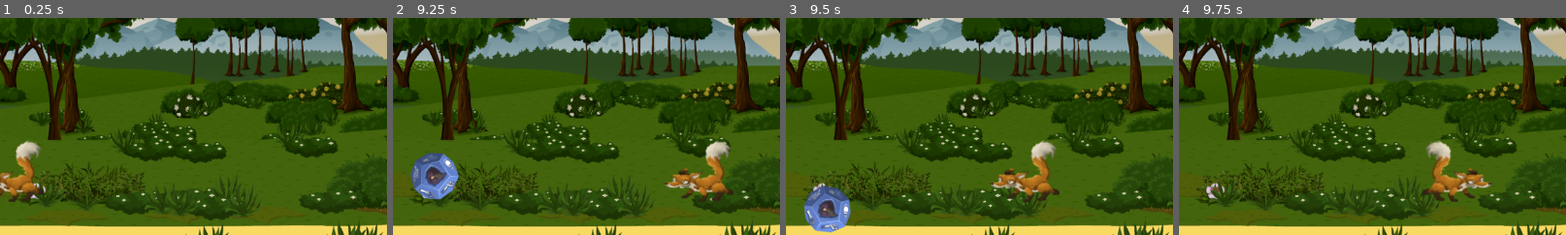
Above: before the commit, frames 1-4 (left to right).
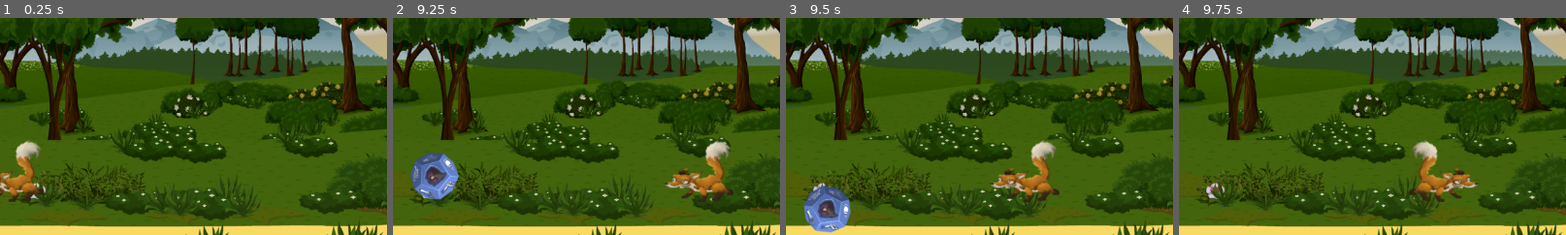
Above: after the commit, the same moments.

Repository: shiojojo/dice-catcher
Game: Godot game, scene res://Scenes/game.tscn
Two runs of this game, one before a commit and one after it. Both use one fixed random seed, a clock stepped at 60 frames per second and the inputs below.
Inputs:
- Up to frame 1 (0.25 s): no input
- Up to frame 2 (9.25 s): tap Enter at 0.5 s; hold Right (ui_right) 0.53-2.03 s; hold Left (ui_left) 2.03-4.28 s; tap Escape (restart) at 4.15 s; hold Right (ui_right) 4.28-8.03 s; hold Left (ui_left) from 8.03 s (still down)
- Up to frame 3 (9.5 s): keep holding Left (ui_left)
- Up to frame 4 (9.75 s): release Left (ui_left) at 9.53 s; hold Right (ui_right) from 9.53 s (still down)
The pictures show only the part of the screen within x 19-69%, y 50-100%; the shares and areas given below are measured in that part.

Frames 1-3 are identical in both runs. In frame 4, 2.8% of the frame differs, in the area x 59-81%, y 56-85%.

Commit message:
refactor game and fox nodes; streamline signal connections and improve node processing modes

Diff:
--- a/Scenes/fox.gd
+++ b/Scenes/fox.gd
@@ -9,8 +9,7 @@
 # Called when the node enters the scene tree for the first time.
 func _ready() -> void:
 	# connect area_entered so we can detect when a Dice enters the fox area
-	if not is_connected("area_entered", Callable(self , "_on_area_entered")):
-		self.connect("area_entered", Callable(self , "_on_area_entered"))
+	connect("area_entered", Callable(self , "_on_area_entered"))
 
 
 # Physics step — move with collisions handled by Area2D overlap checks
--- a/Scenes/game.gd
+++ b/Scenes/game.gd
@@ -5,43 +5,35 @@
 
 var rng := RandomNumberGenerator.new()
 var score: int = 0
-@export var score_label_path: NodePath = NodePath("")
 const SPAWN_MARGIN: int = 50
 
 # Cached node references for clarity and to avoid repeated lookups.
-@onready var spawn_timer := get_node_or_null("Pausable/SpawnTimer") as Timer
-@onready var fox_node := get_node_or_null("Pausable/Fox")
-var score_label: Label = null
+@onready var spawn_timer: Timer = get_node("Pausable/SpawnTimer") as Timer
+@onready var fox_node: fox = get_node("Pausable/Fox") as fox
+@onready var music: AudioStreamPlayer = get_node("Music") as AudioStreamPlayer
+@onready var go_player: AudioStreamPlayer = get_node("GameOver") as AudioStreamPlayer
+@onready var score_label: Label = $ScoreLabel
+@onready var pausable: Node = get_node("Pausable") as Node
 
 
 func _ready() -> void:
 	rng.randomize()
 
-	# Connect spawn timer if present.
-	if spawn_timer and not spawn_timer.is_connected("timeout", Callable(self , "_spawn_dice")):
-		spawn_timer.connect("timeout", Callable(self , "_spawn_dice"))
+	# Connect spawn timer.
+	spawn_timer.connect("timeout", Callable(self , "_spawn_dice"))
 
-	# Connect fox signal if present.
-	if fox_node and not fox_node.is_connected("ate_dice", Callable(self , "_on_fox_ate_dice")):
-		fox_node.connect("ate_dice", Callable(self , "_on_fox_ate_dice"))
-
-	# Resolve score label: try exported path first, then fallback to node named "ScoreLabel".
-	var maybe_label := get_node_or_null(score_label_path)
-	if maybe_label and maybe_label is Label:
-		score_label = maybe_label
-	if not score_label:
-		var fallback := get_node_or_null("ScoreLabel")
-		if fallback and fallback is Label:
-			score_label = fallback
+	# Connect fox signal.
+	fox_node.connect("ate_dice", Callable(self , "_on_fox_ate_dice"))
 
 	_update_score_label()
 
 
 func spawn_dice_at(spawn_pos: Vector2) -> Dice:
 	var dice := DiceScene.instantiate() as Dice
-	dice.position = spawn_pos
+	# place as global so parent doesn't affect intended spawn coordinates
+	dice.global_position = spawn_pos
 	dice.connect("game_over", Callable(self , "_on_dice_game_over"))
-	add_child(dice)
+	pausable.add_child(dice)
 	return dice
 
 
@@ -60,29 +52,26 @@
 
 
 func _on_dice_game_over() -> void:
-	var music := get_node_or_null("Music") as AudioStreamPlayer
-	if music:
-		music.stop()
-
-	var go_player := get_node_or_null("GameOver") as AudioStreamPlayer
-	if go_player:
-		go_player.play()
+	music.stop()
+	go_player.play()
 
 	pause_all()
 
 
 func pause_all() -> void:
-	if spawn_timer:
-		spawn_timer.stop()
+	# Pause the whole scene tree; nodes with `pause_mode = Node.PAUSE_MODE_PROCESS` keep running (e.g. UI)
+	get_tree().paused = true
 
-	for child in get_children():
-		if child is Dice:
-			child.set_physics_process(false)
-			child.set_process(false)
+
+func resume_all() -> void:
+	# Resume the whole scene tree
+	get_tree().paused = false
 
 
 func _process(_delta: float) -> void:
 	if Input.is_action_just_pressed("restart"):
+		# Ensure the tree is resumed so timers and nodes restart correctly
+		resume_all()
 		get_tree().reload_current_scene()
 
 
@@ -92,13 +81,5 @@
 
 
 func _update_score_label() -> void:
-	if not score_label:
-		var maybe_label := get_node_or_null(score_label_path)
-		if maybe_label and maybe_label is Label:
-			score_label = maybe_label
-		else:
-			var fallback := get_node_or_null("ScoreLabel")
-			if fallback and fallback is Label:
-				score_label = fallback
 	if score_label:
 		score_label.text = "%04d" % score
--- a/Scenes/game.tscn
+++ b/Scenes/game.tscn
@@ -16,6 +16,7 @@
 shadow_color = Color(0.11372549, 0.11372549, 0.11372549, 0.78039217)
 
 [node name="Game" type="Node2D" unique_id=103968909]
+process_mode = 3
 script = ExtResource("1_wrm1d")
 
 [node name="GemBg" type="Sprite2D" parent="." unique_id=1925791692]
Not shown: 1 places in Scenes/game.tscn that only renumber resources
